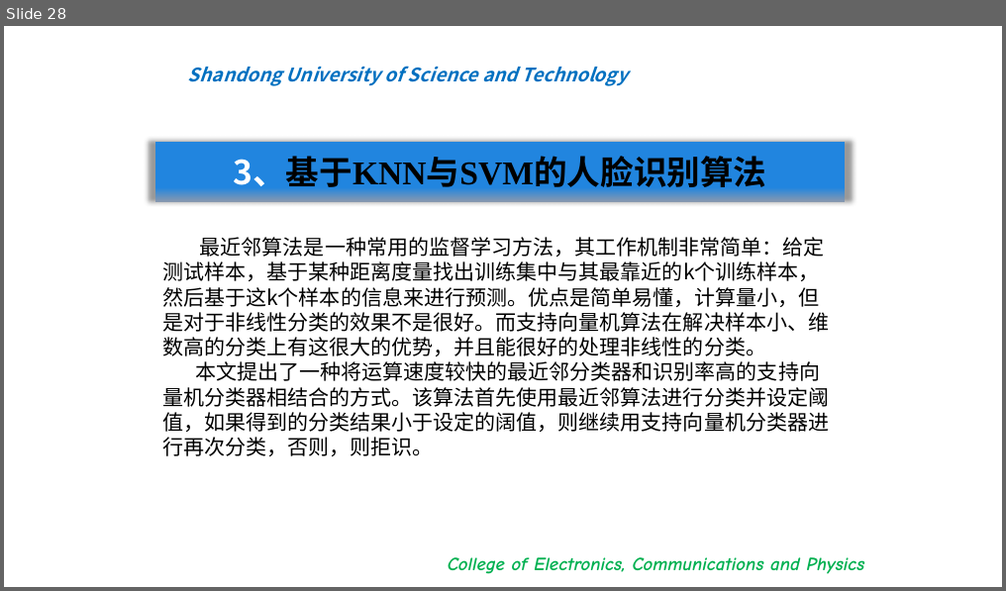
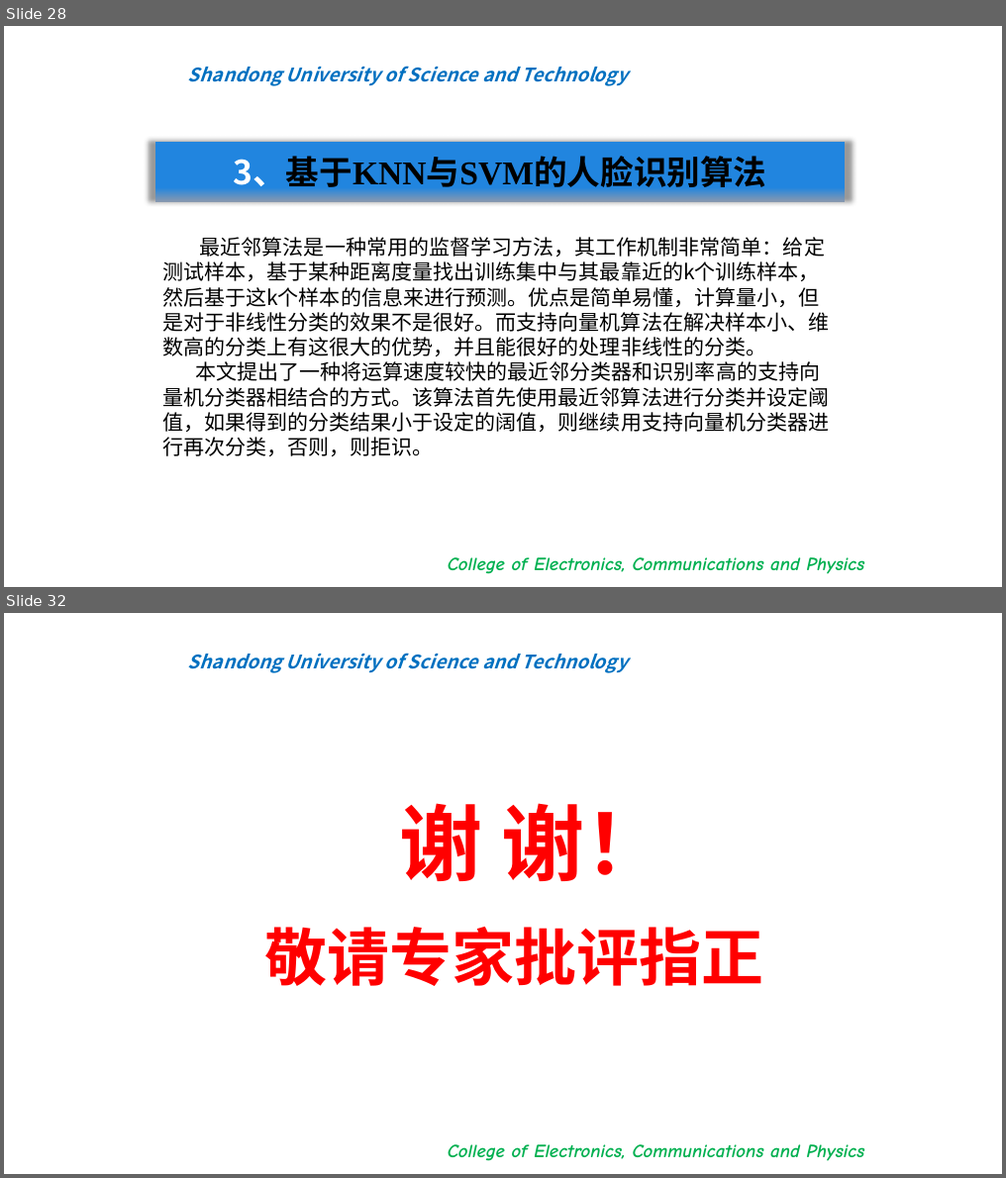
Before and after one commit to bigflyboy/biyelunwen, a slide deck: 王志远毕业答辩.pptx. Shown one above the other, each under a label of ours: slide 28 before the commit, slides 28 and 32 after it; the slides between them are not shown. The pictures are 1006x591 and 1006x1178 pixels, drawn with LibreOffice and Linux fonts; fonts in the diff are those of the drawing; background and template pictures are left out. Boxes give left, top, right and bottom in pixels: in the first picture for what was removed or moved away, otherwise in the second. Text is boxed around its words. In the diff, an @@ line names an element or a change of style, - is before the commit and + after.

```diff
--- a/王志远毕业答辩.pptx
+++ b/王志远毕业答辩.pptx
@@ slide 32 added at [4, 613, 1002, 1174], background #FFFFFF; not listed: 2 template elements that a slide beside it also shows @@
@@ text added at [265, 803, 764, 986], 60 pt, text #FF0000, bold @@
+谢 谢！
+敬请专家批评指正
```
Also in this commit, not shown: 1 slide changed, 2 other slides added.
